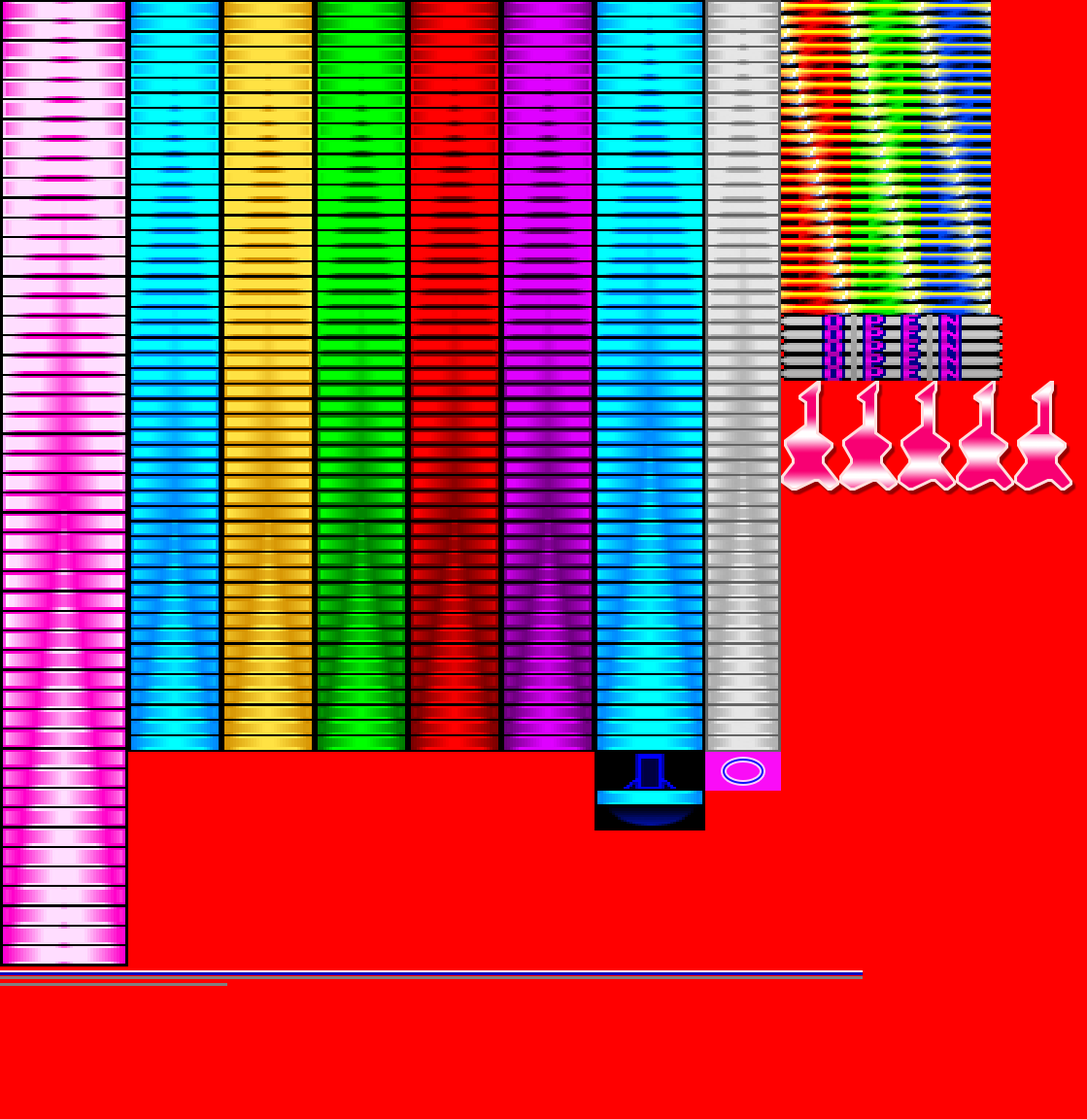
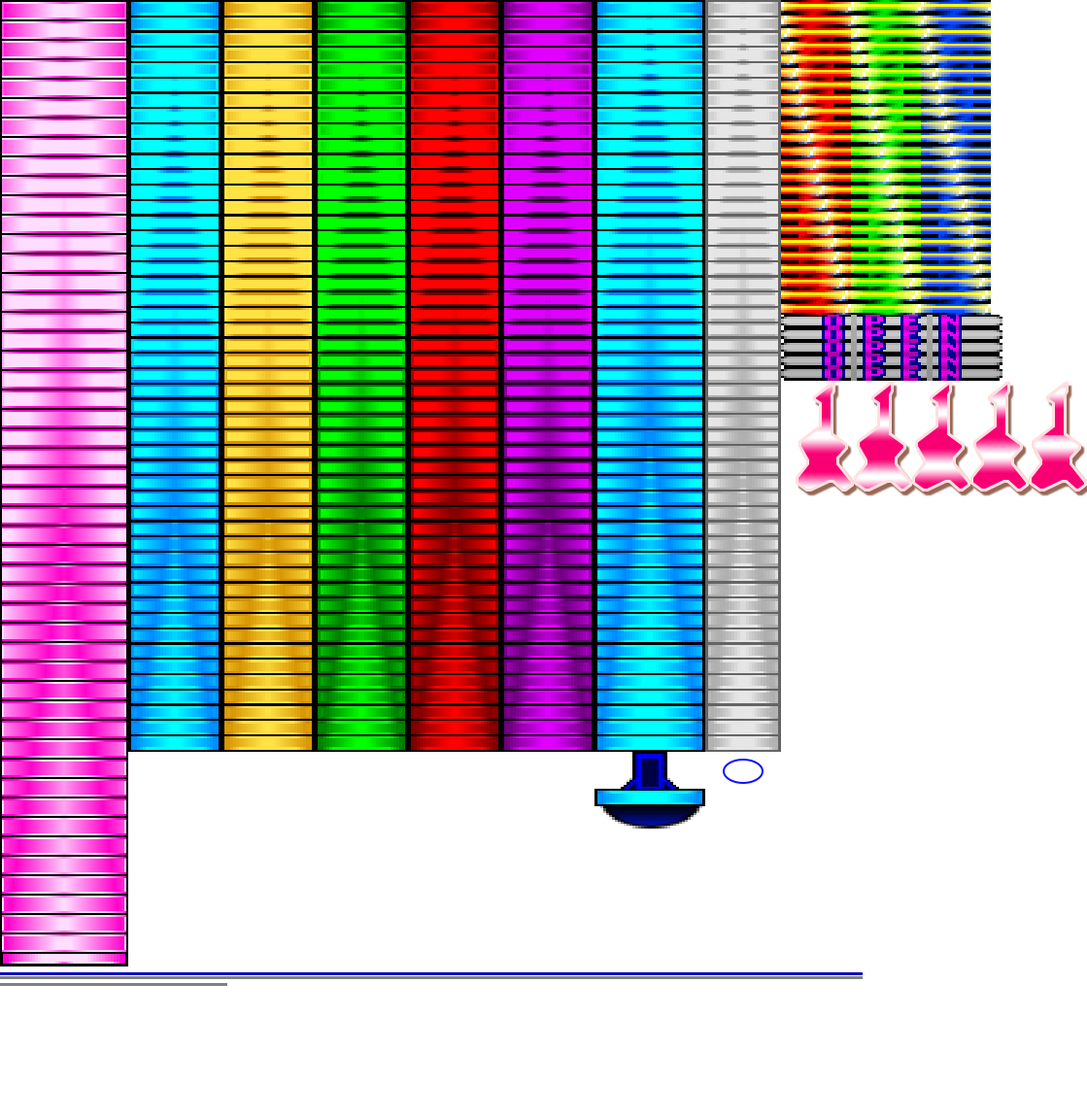
Layers edited between the first and the second w=1087, h=1119 image:
added layer "レイヤー 1" above "ドラムチップ（7H）" over [1, 1, 127, 954]
painted on "Wailng枠シェイプ5" over [1013, 380, 1087, 492]
painted on "Wailng枠シェイプ4" over [955, 380, 1029, 492]
painted on "Wailng枠シェイプ3" over [897, 380, 971, 492]
painted on "Wailng枠シェイプ2" over [838, 380, 912, 492]
painted on "Wailng枠シェイプ" over [780, 380, 854, 492]
hid "背景" over [0, 0, 1087, 1119]
